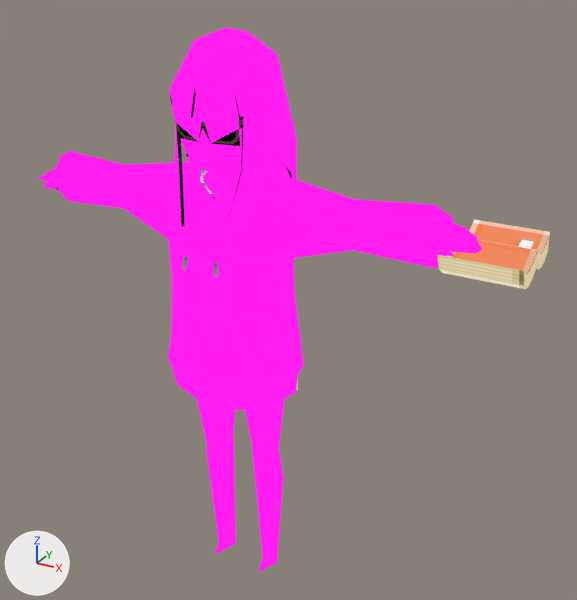
Before and after pictures for a commit that changed the glTF model godot/Tama._ver2.glb.
Rendered twice from a 50 mm camera at (1.331, -2.073, 2.145) aimed at (0.148, 0.078, 1.07). Arrows for +X, +Y and +Z are at lower left; the lights stay in place. The first picture is the older version. Vertices at exactly the same position are counted once.

In view in the first picture: 'Geo_Body.004'.
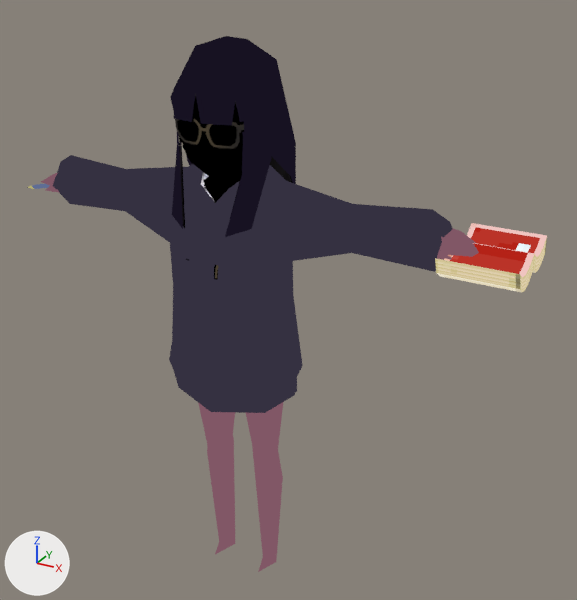
The change, as a diff of the scene's bpy script:
```diff
--- a/godot/Tama._ver2.glb.py
+++ b/godot/Tama._ver2.glb.py
@@ img_tama_texture512 @@
+img_tama_texture512 = load_image('Tama_Texture512', '_unpacked/Tama_Texture512', 512, 512, 'sRGB')
@@ mat_book @@
 n7 = _N.new('ShaderNodeTexImage'); n7.name = 'Image Texture'
-n7.image = img_texture512
+n7.image = img_tama_texture512
 n7.interpolation = 'Closest'
@@ me_mesh_004 @@
 # used by ob_geo_body_004; location = (0.0, 0.0, 0.0)
-me_mesh_004.from_pydata(...)  # 572 vertices, 1042 faces; spans x -0.81..0.95, y -0.26..0.21, z -0.01..1.94
+me_mesh_004.from_pydata(...)  # 578 vertices, 910 faces; spans x -0.84..0.95, y -0.26..0.21, z -0.01..1.93
+# me_mesh_004 part 1
+# 7 vertices are removed from x -0.17..0.01, y -0.19..0.18, z 1.31..1.94
+# 129 faces are deleted
+# 6 vertices move from x -0.07..-0.05, y -0.21..-0.16, z 1.24..1.35 to x -0.06..-0.05, y -0.2..-0.17, z 1.28..1.33
+# 6 vertices are added at (0.0, 0.09, 1.9), (0.0, -0.02, 1.92), (0.0, 0.17, 1.31), (0.01, -0.19, 1.71), (-0.17, -0.05, 1.74), (-0.13, 0.02, 1.73)
+# 8 new faces join them, mat_hair
+# 19 new faces join them, mat_book
+# me_mesh_004 part 2
+# 12 faces are deleted
+# 7 vertices are added at x -0.84..-0.72, y -0.08..0.0, z 1.37..1.4
+# 10 new faces join them, mat_glasses
+# me_mesh_004 part 3
+# 16 faces are deleted
+# 3 vertices move from x -0.18..0.17, y -0.19..-0.13, z 0.74..0.76 to x -0.18..0.17, y -0.19..-0.13, z 0.74..0.75
+# me_mesh_004 part 4: 345 faces spanning x -0.81..0.8, y -0.26..0.21, z -0.01..1.9 switch from mat_rim to mat_book
+# other edits to the shape of me_mesh_004 do not show in these pictures
 me_mesh_004.materials.append(mat_mouth)
@@ ob_geo_body_004 @@
 ob_geo_body_004.location = (0.0, 0.0, 0.0)
+ob_geo_body_004.scale = (0.992, 0.992, 0.992)
```

Changed parts and their boxes (x1, y1, x2, y2) in the pictures (577 x 600 px; the box of a moved part takes in the faces that stretch with it):
'Geo_Body.004', surface changed, reshaped, rescaled
    before: (38, 27, 551, 572)
    after: (27, 36, 547, 572)
part 1 of me_mesh_004, cut back
    before: (169, 27, 293, 270)
    after: (171, 36, 275, 261)
part 2 of me_mesh_004, moved or reshaped (not visible before)
    after: (27, 184, 50, 189)
part 3 of me_mesh_004, moved or reshaped
    before: (172, 368, 294, 410)
    after: (173, 369, 294, 413)
part 4 of me_mesh_004, recoloured
    both: (43, 46, 478, 571)
